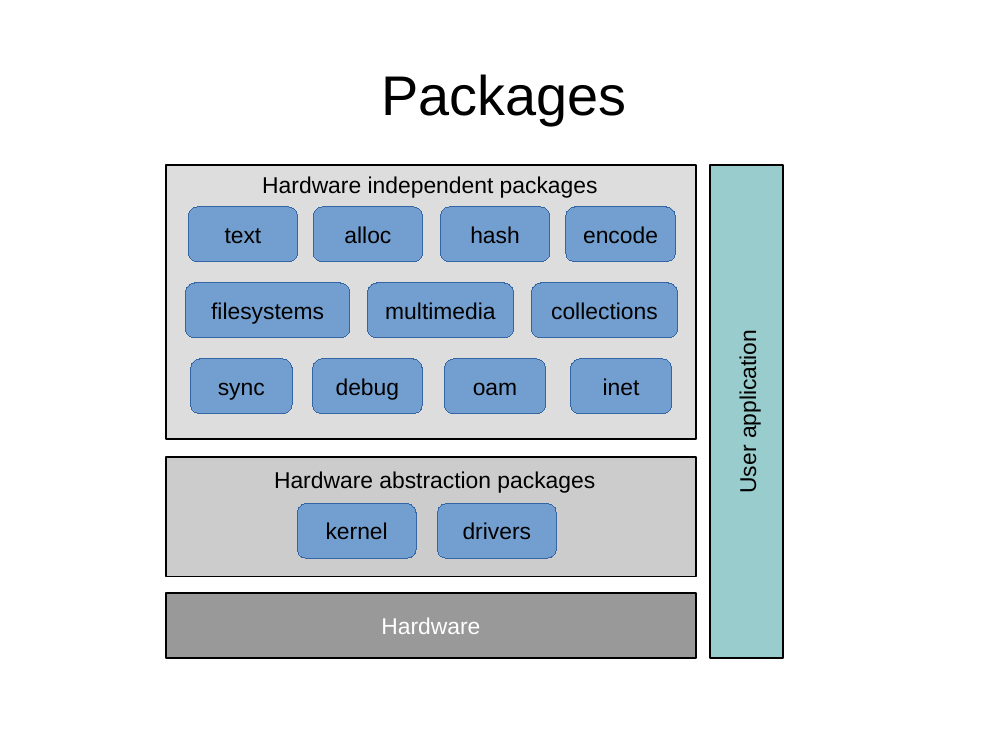
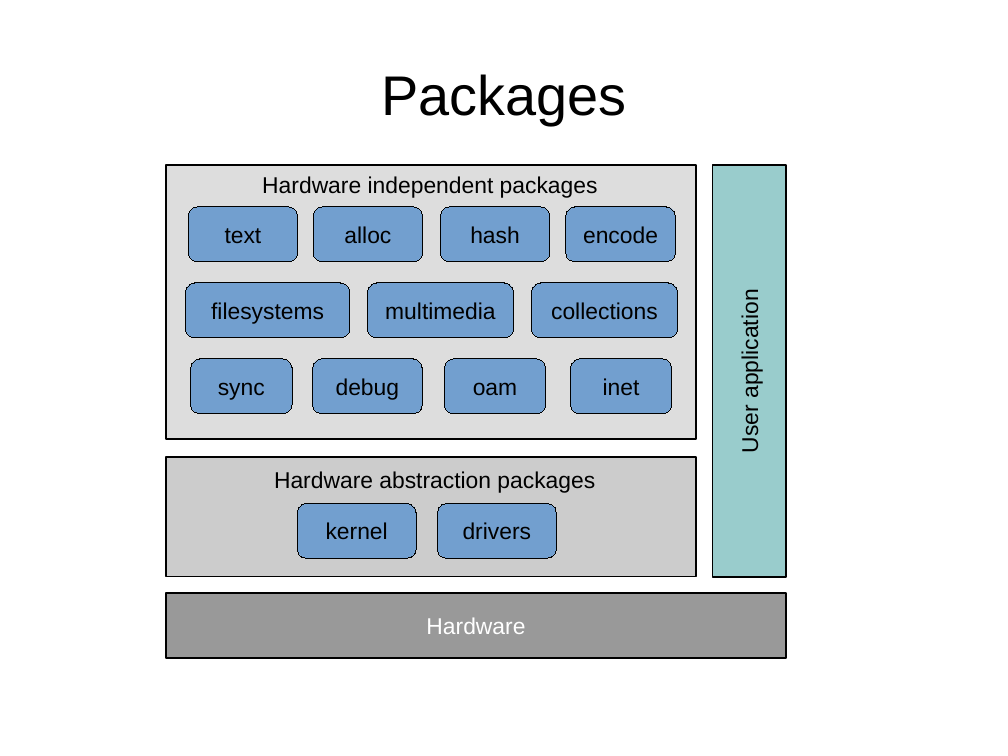
Before and after one commit to eerimoq/simba, a slide deck: slide 5 of doc/images/Simba.odp. Drawn at 1008x756 pixels with LibreOffice and Linux fonts; fonts in the diff are those of the drawing. Boxes give left, top, right and bottom in pixels: in the first picture for what was removed or moved away, otherwise in the second. Text is boxed around its words. In the diff, an @@ line names an element or a change of style, - is before the commit and + after.

```diff
--- a/doc/images/Simba.odp
+++ b/doc/images/Simba.odp
@@ rectangle "User application": place and size @@
-rectangle "User application" at bbox=[711, 165, 784, 659]
+rectangle "User application" at bbox=[713, 166, 786, 577]
@@ outline #3465A4 0 pt to #000000 0 pt in 13 elements at bbox=[188, 207, 298, 262], bbox=[297, 503, 416, 558], bbox=[437, 503, 556, 558], bbox=[191, 359, 293, 413], bbox=[186, 283, 350, 338], bbox=[445, 359, 546, 413], bbox=[571, 359, 672, 413], bbox=[313, 207, 423, 262], bbox=[566, 207, 676, 262], bbox=[440, 207, 550, 262], bbox=[313, 359, 423, 413], bbox=[531, 283, 678, 338], bbox=[368, 283, 514, 338] @@
@@ rectangle "Hardware": place and size @@
-rectangle "Hardware" at bbox=[166, 594, 696, 659]
+rectangle "Hardware" at bbox=[166, 594, 787, 659]
```
Also in this commit, not shown: 2 other files.
